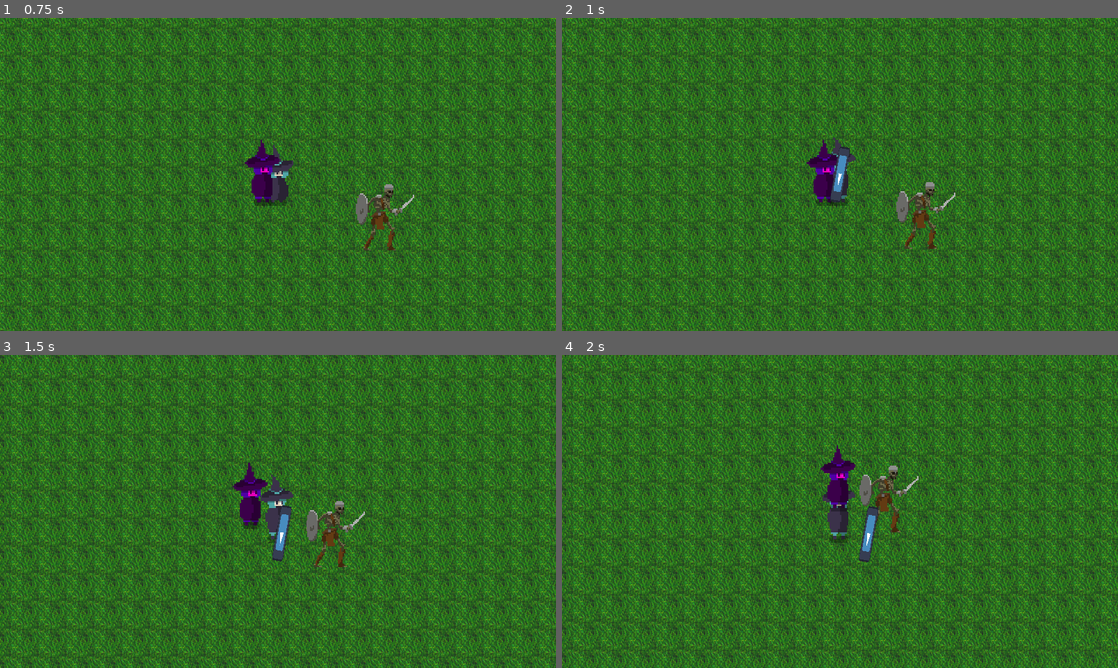
Above: before the commit, frames 1-4 (two rows, left to right).
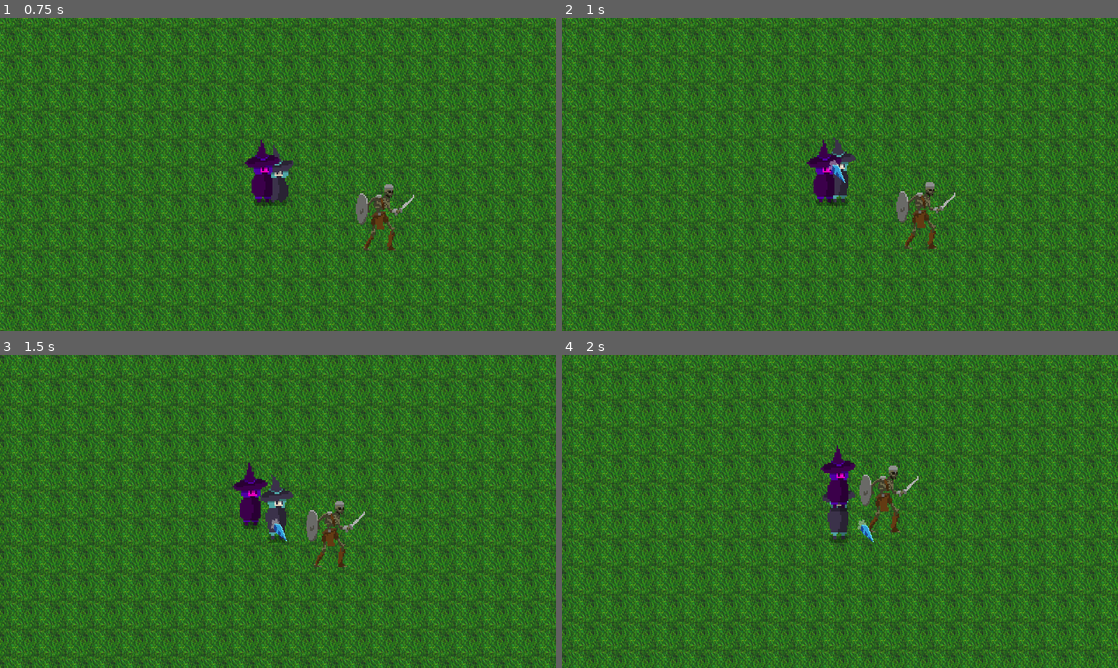
Above: after the commit, the same moments.

Repository: henriquegeribello/CC5408-1-Taller-de-Dise-o-y-Desarrollo-de-Videojuegos
Game: Godot game, scene res://World/world.tscn
The game is run twice, just before and just after one commit, with the same random seed, the same clock (stepped at 60 frames per second) and the same inputs. The engine's default icon, where the game draws it, is replaced by a stand-in: a white triangle on a blue panel in a dark square.
Inputs:
- Up to frame 1 (0.75 s): tap Enter (ui_accept) at 0.5 s; hold D (right) from 0.53 s (still down)
- Up to frame 2 (1 s): keep holding D (right); tap Enter (ui_accept) at 0.77 s
- Up to frame 3 (1.5 s): release D (right) at 1.28 s; hold S (down) from 1.28 s (still down)
- Up to frame 4 (2 s): keep holding S (down); tap Enter (ui_accept) at 1.52 s

Frame 1 is identical in both runs. In frame 2, 0.3% of the frame differs, in the area x 48-52%, y 41-59%; in frame 3, 0.4%; in frame 4, 0.4%, in the area x 53-57%, y 48-67%.

Commit message:
Added iceSpear sprite

Diff:
--- a/Attacks/IceSpear.tscn
+++ b/Attacks/IceSpear.tscn
@@ -1,9 +1,11 @@
 [gd_scene load_steps=4 format=3 uid="uid://qlu1xrs7t5t5"]
 
 [ext_resource type="Script" path="res://Attacks/iceSpear.gd" id="1_iu1pe"]
-[ext_resource type="Texture2D" uid="uid://cprm7pfy1asc1" path="res://icon.svg" id="1_yoocs"]
+[ext_resource type="Texture2D" uid="uid://guqgrux64jfo" path="res://assets/attacks/IceVFX 1 Repeatable.png" id="2_c4hyi"]
 
-[sub_resource type="RectangleShape2D" id="RectangleShape2D_uyxx8"]
+[sub_resource type="CapsuleShape2D" id="CapsuleShape2D_oogd0"]
+radius = 4.57143
+height = 9.71429
 
 [node name="IceSpear" type="Area2D"]
 light_mask = 3
@@ -11,12 +13,14 @@
 script = ExtResource("1_iu1pe")
 
 [node name="CollisionShape2D" type="CollisionShape2D" parent="."]
+position = Vector2(0, 4)
 scale = Vector2(0.75, 3.5)
-shape = SubResource("RectangleShape2D_uyxx8")
+shape = SubResource("CapsuleShape2D_oogd0")
 
 [node name="Sprite2D" type="Sprite2D" parent="."]
-scale = Vector2(0.1, 0.5)
-texture = ExtResource("1_yoocs")
+rotation = -1.5708
+texture = ExtResource("2_c4hyi")
+hframes = 10
 
 [node name="flightTimer" type="Timer" parent="."]
 wait_time = 10.0
--- a/Attacks/iceSpear.gd
+++ b/Attacks/iceSpear.gd
@@ -15,7 +15,7 @@
 func _ready():
 	print(target)
 	angle = global_position.direction_to(target)
-	rotation = angle.angle() + deg_to_rad(135)
+	rotation = angle.angle() + deg_to_rad(90)
 
 
 
Binary file added: assets/attacks/IceVFX 1 Repeatable.png
Not shown, added: assets/attacks/IceVFX 1 Repeatable.png.import
